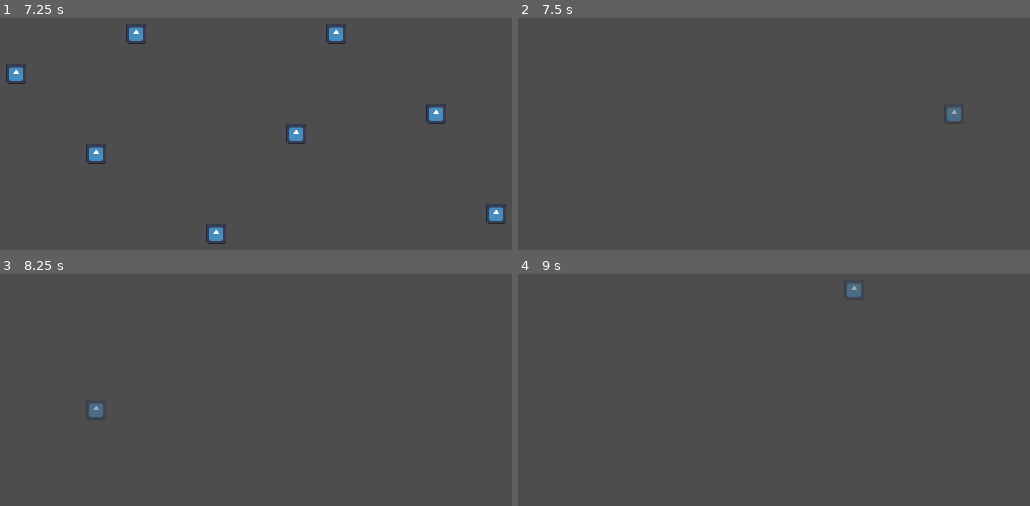
Above: before the commit, frames 1-4 (two rows, left to right).
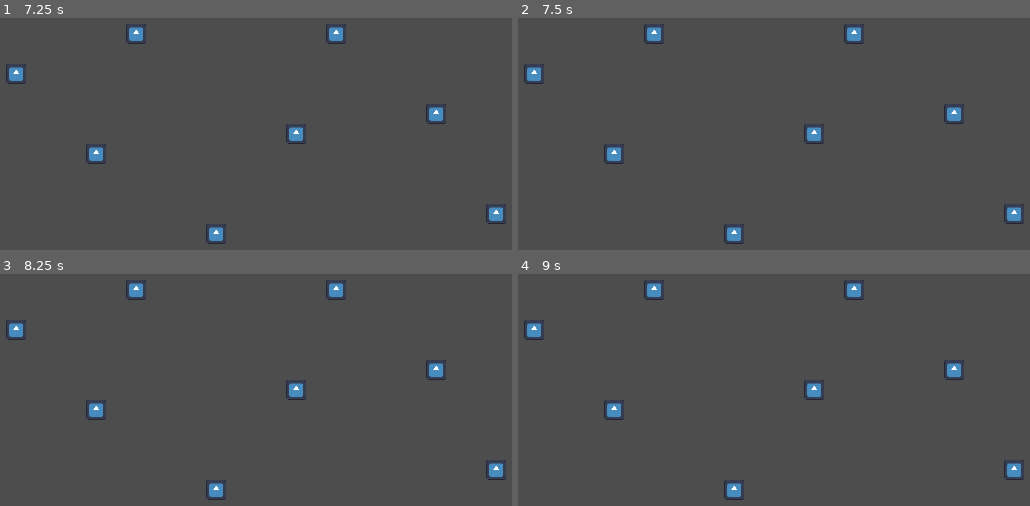
Above: after the commit, the same moments.

Repository: Cax36940/WonderJamDogot
Game: Godot game, scene res://main.tscn
Two runs of this game, one before a commit and one after it. Both use one fixed random seed, a clock stepped at 60 frames per second and the inputs below. The engine's default icon, where the game draws it, is replaced by a stand-in: a white triangle on a blue panel in a dark square.
Inputs (mouse positions are in pixels of both pictures, inside the frame that each line leads up to):
- Up to frame 1 (7.25 s): click "Commencer" at 0.5 s; tap Enter at 1.25, 2.75, 4.25 s; move the mouse to (435, 117) at 1.27 s; click (435, 117) at 1.35 s; tap Space at 2, 3.5, 5 s; move the mouse to (102, 161) at 2.02 s; click (102, 161) at 2.1 s; move the mouse to (337, 41) at 2.77 s; click (337, 41) at 2.85 s; move the mouse to (220, 229) at 3.52 s; click (220, 229) at 3.6 s; move the mouse to (501, 208) at 4.27 s; click (501, 208) at 4.35 s; move the mouse to (20, 71) at 5.02 s; click (20, 71) at 5.1 s; move the mouse to (302, 140) at 5.77 s; click (302, 140) at 5.85 s; move the mouse to (138, 27) at 6.52 s; click (138, 27) at 6.6 s
- Up to frame 2 (7.5 s): move the mouse to (953, 117) at 7.27 s; click (953, 117) at 7.35 s
- Up to frame 3 (8.25 s): move the mouse to (102, 417) at 8.02 s; click (102, 417) at 8.1 s
- Up to frame 4 (9 s): move the mouse to (855, 297) at 8.77 s; click (855, 297) at 8.85 s

Frame 1 is identical in both runs. In frame 2, 1.5% of the frame differs, in the area x 1-99%, y 2-98%; in frame 3, 1.5%; in frame 4, 1.5%.

Commit message:
Fix grid_objects flickerring

Diff:
--- a/world.gd
+++ b/world.gd
@@ -28,7 +28,7 @@
 	if event is InputEventMouseMotion:
 		if mouse_object_container.get_child_count() > 0:
 			mouse_object_container.get_child(0).position = align_on_grid(get_global_mouse_position())
-			grid_object_container.visible = is_pos_free(get_global_mouse_position())
+			mouse_object_container.visible = is_pos_free(get_global_mouse_position())
 
 	if Input.is_action_just_pressed("mouse_click"):
 		if mouse_object_container.get_child_count() > 0 and is_pos_free(get_global_mouse_position()):
